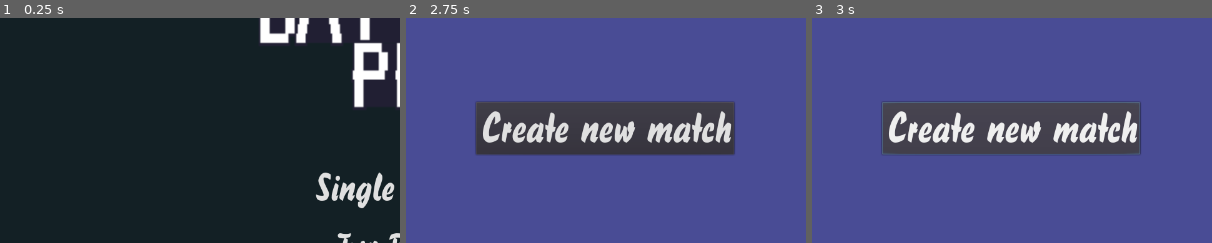
Above: before the commit, frames 1-3 (left to right).
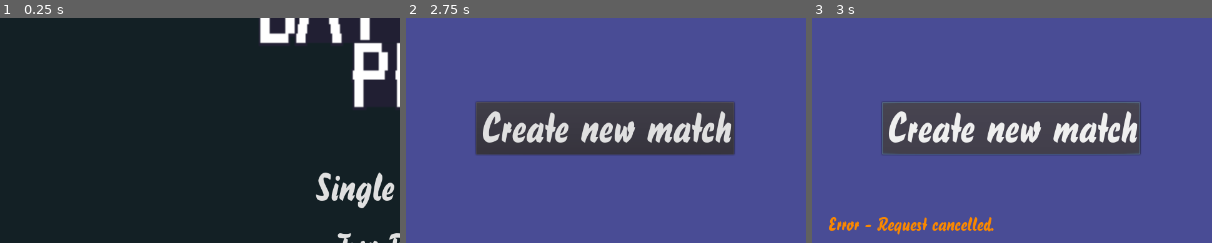
Above: after the commit, the same moments.

Repository: igomezal/BattlePong
Game: Godot game, scene res://MainMenu/MainMenu.tscn
The game is run twice, just before and just after one commit, with the same random seed, the same clock (stepped at 60 frames per second) and the same inputs.
Inputs (mouse positions are % of the whole screen's width and height, from its top left):
- Up to frame 1 (0.25 s): no input
- Up to frame 2 (2.75 s): click "Two Players" at 0.5 s; click (70, 51) at 1.27 s; type "12" at 1.35 s; click "Join" at 2 s
- Up to frame 3 (3 s): click "Create new match" at 2.75 s
The pictures show only the part of the screen within x 0-50%, y 26-76%; the shares and areas given below are measured in that part.

Frames 1-2 are identical in both runs. In frame 3, 1.2% of the frame differs, in the area x 4-46%, y 88-97%.
Error before the commit: Trying to assign value of type 'Dictionary' to a variable of type 'String'. (res://TwoPlayer/TwoPlayer.gd:13)

Commit message:
feat: prepare base multiplayer level

Diff:
--- a/MatchRoom/MatchRoom.gd
+++ b/MatchRoom/MatchRoom.gd
@@ -18,6 +18,7 @@
 func _ready():
 	ServerConnection.connect("presences_changed", self, "_on_MatchRoom_presences_changed")
 	ServerConnection.connect("state_updated", self, "_on_MatchRoom_state_updated")
+	ServerConnection.connect("start_match", self, "_on_MatchRoom_start_match")
 	$CanvasLayer/MatchPanel/RoomCodeText.text = ServerConnection.room_code
 	_on_MatchRoom_presences_changed()
 
@@ -49,12 +50,14 @@
 
 	var presences = ServerConnection.presences
 	var index = 0
+	var all_ready = true
 	for presence in presences:
 		playerUI[index].playerIcon.visible = true
 		playerUI[index].playerText.visible = true
 		playerUI[index].playerReady.visible = true
 		playerUI[index].playerReady.pressed = player_status[presence] == ServerConnection.player_status.READY
 		playerUI[index].playerText.text = presences[presence].username
+
 		index += 1
 
 	ready_state = player_status[ServerConnection._session.user_id]
@@ -78,3 +81,6 @@
 			$CanvasLayer/MatchPanel/Ready.text = "READY"
 
 		ServerConnection.send_status_update(ready_state)
+
+func _on_MatchRoom_start_match():
+	get_tree().change_scene("res://MultiplayerLevel/MultiplayerLevel.tscn")
--- /dev/null
+++ b/MultiplayerLevel/MultiplayerLevel.gd
@@ -0,0 +1,32 @@
+extends Node
+
+var playerScore = 0
+var opponentScore = 0
+
+func _ready():
+	$CountdownLabel.visible = true
+	$CountdownTimer.start()
+
+func _process(delta):
+	$PlayerScore.text = str(playerScore)
+	$OpponentScore.text = str(opponentScore)
+	$CountdownLabel.text = str(int($CountdownTimer.time_left) + 1)
+
+func _on_PlayerGoal_body_entered(body):
+	opponentScore += 1
+	scored()
+
+func _on_OpponentGoal_body_entered(body):
+	playerScore += 1
+	scored()
+
+func scored():
+	$Ball.position = Vector2(640, 360)
+	get_tree().call_group("BallGroup", "stop_ball")
+	$CountdownTimer.start()
+	$CountdownLabel.visible = true
+	$ScoreSound.play()
+
+func _on_CountdownTimer_timeout():
+	get_tree().call_group("BallGroup", "start_ball")
+	$CountdownLabel.visible = false
--- /dev/null
+++ b/MultiplayerLevel/MultiplayerLevel.tscn
@@ -0,0 +1,127 @@
+[gd_scene load_steps=12 format=2]
+
+[ext_resource path="res://Player/Player.tscn" type="PackedScene" id=1]
+[ext_resource path="res://Opponent/Opponent.tscn" type="PackedScene" id=2]
+[ext_resource path="res://Ball/Ball.tscn" type="PackedScene" id=3]
+[ext_resource path="res://Level/Level.gd" type="Script" id=4]
+[ext_resource path="res://assets/sprite__.ttf" type="DynamicFontData" id=5]
+[ext_resource path="res://assets/score.wav" type="AudioStream" id=6]
+
+[sub_resource type="DynamicFont" id=1]
+size = 40
+font_data = ExtResource( 5 )
+
+[sub_resource type="DynamicFont" id=2]
+size = 40
+font_data = ExtResource( 5 )
+
+[sub_resource type="DynamicFont" id=3]
+size = 50
+font_data = ExtResource( 5 )
+
+[sub_resource type="RectangleShape2D" id=4]
+extents = Vector2( 640, 10 )
+
+[sub_resource type="RectangleShape2D" id=5]
+extents = Vector2( 10, 360 )
+
+[node name="Level" type="Node"]
+script = ExtResource( 4 )
+__meta__ = {
+"_edit_horizontal_guides_": [ 720.0, 360.0 ]
+}
+
+[node name="Background" type="ColorRect" parent="."]
+anchor_right = 1.0
+anchor_bottom = 1.0
+color = Color( 0.0784314, 0.129412, 0.14902, 1 )
+__meta__ = {
+"_edit_use_anchors_": false
+}
+
+[node name="PlayerScore" type="Label" parent="."]
+anchor_right = 1.0
+anchor_bottom = 1.0
+margin_left = -200.0
+custom_fonts/font = SubResource( 1 )
+custom_colors/font_color = Color( 0.886275, 0.886275, 0.886275, 1 )
+text = "0"
+align = 1
+valign = 1
+__meta__ = {
+"_edit_use_anchors_": false
+}
+
+[node name="OpponentScore" type="Label" parent="."]
+anchor_right = 1.0
+anchor_bottom = 1.0
+margin_left = 200.0
+custom_fonts/font = SubResource( 2 )
+custom_colors/font_color = Color( 0.886275, 0.886275, 0.886275, 1 )
+text = "0"
+align = 1
+valign = 1
+__meta__ = {
+"_edit_use_anchors_": false
+}
+
+[node name="Ball" parent="." instance=ExtResource( 3 )]
+position = Vector2( 640, 360 )
+scale = Vector2( 0.75, 0.75 )
+
+[node name="CountdownLabel" type="Label" parent="."]
+visible = false
+anchor_right = 1.0
+anchor_bottom = 1.0
+margin_top = 128.0
+margin_bottom = 3.0
+custom_fonts/font = SubResource( 3 )
+custom_colors/font_color = Color( 1, 1, 1, 1 )
+text = "Countdown"
+align = 1
+__meta__ = {
+"_edit_use_anchors_": false
+}
+
+[node name="CountdownTimer" type="Timer" parent="."]
+wait_time = 3.0
+one_shot = true
+
+[node name="Player" parent="." instance=ExtResource( 1 )]
+position = Vector2( 25, 360 )
+
+[node name="WallTop" type="StaticBody2D" parent="."]
+
+[node name="CollisionShape2D" type="CollisionShape2D" parent="WallTop"]
+position = Vector2( 640, -10 )
+shape = SubResource( 4 )
+
+[node name="WallBottom" type="StaticBody2D" parent="."]
+position = Vector2( 0, 740 )
+
+[node name="CollisionShape2D" type="CollisionShape2D" parent="WallBottom"]
+position = Vector2( 640, -10 )
+shape = SubResource( 4 )
+
+[node name="Opponent" parent="." instance=ExtResource( 2 )]
+position = Vector2( 1255, 360 )
+
+[node name="PlayerGoal" type="Area2D" parent="."]
+position = Vector2( -8, 0 )
+
+[node name="CollisionShape2D" type="CollisionShape2D" parent="PlayerGoal"]
+position = Vector2( -3, 360 )
+shape = SubResource( 5 )
+
+[node name="OpponentGoal" type="Area2D" parent="."]
+position = Vector2( 1294, 0 )
+
+[node name="CollisionShape2D" type="CollisionShape2D" parent="OpponentGoal"]
+position = Vector2( -3, 360 )
+shape = SubResource( 5 )
+
+[node name="ScoreSound" type="AudioStreamPlayer" parent="."]
+stream = ExtResource( 6 )
+[connection signal="timeout" from="CountdownTimer" to="." method="_on_CountdownTimer_timeout"]
+[connection signal="body_entered" from="PlayerGoal" to="." method="_on_PlayerGoal_body_entered"]
+[connection signal="body_entered" from="OpponentGoal" to="." method="_on_OpponentGoal_body_entered"]
--- a/TwoPlayer/ServerConnection.gd
+++ b/TwoPlayer/ServerConnection.gd
@@ -2,8 +2,12 @@
 
 signal presences_changed
 signal state_updated(player_status)
+signal start_match
 
 const KEY = "battle_pong_581"
+const _scheme = "http"
+const _host = "battle-pong.hopto.org"
+const _port = 7350
 
 enum player_status {
 	NOT_READY = 0
@@ -13,7 +17,8 @@
 
 enum OpCodes {
 	UPDATE_STATE = 1,
-	UPDATE_POSITION
+	UPDATE_POSITION,
+	START_MATCH
 }
 
 var _client : NakamaClient
@@ -25,16 +30,11 @@
 var deviceid : String
 var room_code : String
 
-var renew_token_timer
-
 func _ready():
 	get_tree().set_auto_accept_quit(false)
 
 func create_client():
-	var scheme = "http"
-	var host = "battle-pong.hopto.org"
-	var port = 7350
-	_client = Nakama.create_client(KEY, host, port, scheme)
+	_client = Nakama.create_client(KEY, _host, _port, _scheme)
 
 func create_session():
 	deviceid = OS.get_unique_id()
@@ -51,6 +51,7 @@
 		_socket.connect("closed", self, "on_NakamaSocket_closed")
 		_socket.connect("received_match_presence", self, "_on_NakamaSocket_received_match_presence")
 		_socket.connect("received_match_state", self, "_on_NakamaSocket_received_match_state")
+
 		return OK
 	return ERR_CANT_CONNECT
 
@@ -60,18 +61,7 @@
 		if not match_created.is_exception():
 			_match_id = match_created.payload
 
-		var match_join_result: NakamaRTAPI.Match = yield(_socket.join_match_async(_match_id), "completed")
-
-		if match_join_result.is_exception():
-			var exception: NakamaException = match_join_result.get_exception()
-			printerr("Error joining the match: %s - %s" % [exception.status_code, exception.message])
-			return {}
-
-		for presence in match_join_result.presences:
-			presences[presence.user_id] = presence
-
-		room_code = match_join_result.label
-		return room_code
+		return yield(_join_match(), "completed")
 	else:
 		printerr("Already in a match")
 
@@ -81,19 +71,8 @@
 		var match_found: NakamaAPI.ApiRpc = yield(_client.rpc_async(_session, "get_match_by_label", JSON.print(payload)), "completed")
 		if not match_found.is_exception():
 			_match_id = match_found.payload
-		var match_join_result: NakamaRTAPI.Match = yield(_socket.join_match_async(_match_id), "completed")
 
-		if match_join_result.is_exception():
-			_match_id = ""
-			var exception: NakamaException = match_join_result.get_exception()
-			printerr("Error joining the match: %s - %s" % [exception.status_code, exception.message])
-			return "Error - " + exception.message
-
-		for presence in match_join_result.presences:
-			presences[presence.user_id] = presence
-
-		room_code = match_join_result.label
-		return room_code
+		return yield(_join_match(), "completed")
 	else:
 		printerr("Already in a match")
 
@@ -112,6 +91,22 @@
 	if _socket:
 		var payload := {id = _session.user_id, state = new_state}
 		_socket.send_match_state_async(_match_id, OpCodes.UPDATE_STATE, JSON.print(payload))
+
+func _join_match():
+	var match_join_result: NakamaRTAPI.Match = yield(_socket.join_match_async(_match_id), "completed")
+
+	if match_join_result.is_exception():
+		_match_id = ""
+		var exception: NakamaException = match_join_result.get_exception()
+		printerr("Error joining the match: %s - %s" % [exception.status_code, exception.message])
+		return "Error - " + exception.message
+
+	for presence in match_join_result.presences:
+		presences[presence.user_id] = presence
+
+	room_code = match_join_result.label
+
+	return room_code
 
 func _on_NakamaSocket_received_match_presence(new_presences: NakamaRTAPI.MatchPresenceEvent) -> void:
 	for leave in new_presences.leaves:
@@ -135,16 +130,11 @@
 			print(player_status)
 
 			emit_signal("state_updated", player_status)
+		OpCodes.START_MATCH:
+			emit_signal("start_match")
 
 func on_NakamaSocket_closed():
 	_socket = null
-
-func _notification(what):
-	if what == MainLoop.NOTIFICATION_WM_QUIT_REQUEST && !_match_id.empty():
-		yield(leave_match(), "completed")
-	if what == MainLoop.NOTIFICATION_WM_QUIT_REQUEST:
-		get_tree().quit()
-
 
 func _on_RenewTokenTimer_timeout():
 	print("NEW SESSION?")
@@ -153,3 +143,9 @@
 		print("YES!!!! NEW SESSION")
 	else:
 		print("NOOOOOOOO")
+
+func _notification(what):
+	if what == MainLoop.NOTIFICATION_WM_QUIT_REQUEST && !_match_id.empty():
+		yield(leave_match(), "completed")
+	if what == MainLoop.NOTIFICATION_WM_QUIT_REQUEST:
+		get_tree().quit()
--- a/TwoPlayer/TwoPlayer.gd
+++ b/TwoPlayer/TwoPlayer.gd
@@ -13,6 +13,8 @@
 	room_code = yield(ServerConnection.create_match_async(), "completed")
 	if !room_code.empty() && !room_code.match("Error*"):
 		get_tree().change_scene("res://MatchRoom/MatchRoom.tscn")
+	else:
+		$CanvasLayer/CreateMatch/ErrorCreating.text = room_code
 
 func _on_JoinButton_pressed():
 	var labelFromEditText = $CanvasLayer/JoinMatch/RoomCodeEdit.text
--- a/TwoPlayer/TwoPlayer.tscn
+++ b/TwoPlayer/TwoPlayer.tscn
@@ -10,23 +10,23 @@
 size = 66
 font_data = ExtResource( 2 )
 
-[sub_resource type="StyleBoxFlat" id=3]
+[sub_resource type="DynamicFont" id=3]
+size = 30
+font_data = ExtResource( 2 )
+
+[sub_resource type="StyleBoxFlat" id=4]
 bg_color = Color( 0.254902, 0.4, 0.607843, 1 )
 
-[sub_resource type="DynamicFont" id=4]
+[sub_resource type="DynamicFont" id=5]
 size = 66
 font_data = ExtResource( 2 )
 
-[sub_resource type="DynamicFont" id=5]
+[sub_resource type="DynamicFont" id=6]
 size = 44
 font_data = ExtResource( 2 )
 
-[sub_resource type="DynamicFont" id=6]
+[sub_resource type="DynamicFont" id=7]
 size = 66
-font_data = ExtResource( 2 )
-
-[sub_resource type="DynamicFont" id=7]
-size = 30
 font_data = ExtResource( 2 )
 
 [sub_resource type="StyleBoxFlat" id=8]
@@ -48,6 +48,7 @@
 margin_bottom = 6.10352e-05
 custom_styles/panel = SubResource( 1 )
 __meta__ = {
+"_edit_group_": true,
 "_edit_use_anchors_": false
 }
 
@@ -65,13 +66,29 @@
 "_edit_use_anchors_": false
 }
 
+[node name="ErrorCreating" type="Label" parent="CanvasLayer/CreateMatch"]
+anchor_left = 1.0
+anchor_top = 1.0
+anchor_right = 1.0
+anchor_bottom = 1.0
+margin_left = -614.605
+margin_top = -222.0
+margin_right = -22.6046
+margin_bottom = -133.0
+custom_fonts/font = SubResource( 3 )
+custom_colors/font_color = Color( 0.984314, 0.537255, 0, 1 )
+__meta__ = {
+"_edit_use_anchors_": false
+}
+
 [node name="JoinMatch" type="Panel" parent="CanvasLayer"]
 anchor_right = 1.0
 anchor_bottom = 1.0
 margin_left = 640.0
 margin_bottom = 0.00012207
-custom_styles/panel = SubResource( 3 )
+custom_styles/panel = SubResource( 4 )
 __meta__ = {
+"_edit_group_": true,
 "_edit_use_anchors_": false
 }
 
@@ -126,6 +143,7 @@
 anchor_bottom = 1.0
 custom_styles/panel = SubResource( 8 )
 __meta__ = {
+"_edit_group_": true,
 "_edit_use_anchors_": false
 }
 
Not shown: 4 places in TwoPlayer/TwoPlayer.tscn that only renumber resources
